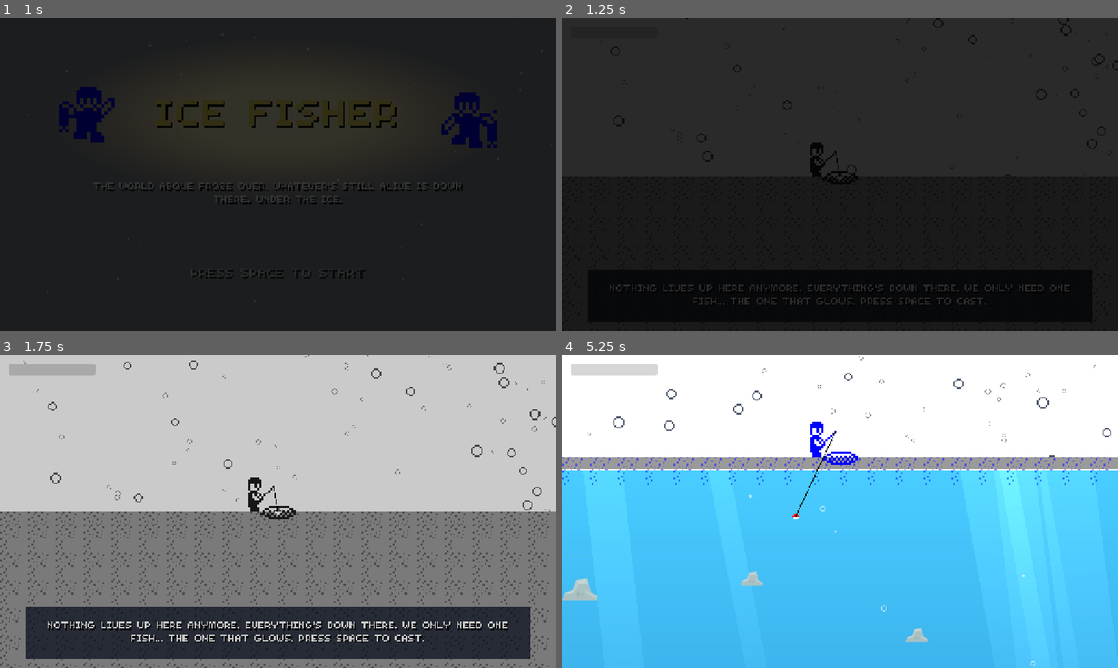
Above: before the commit, frames 1-4 (two rows, left to right).
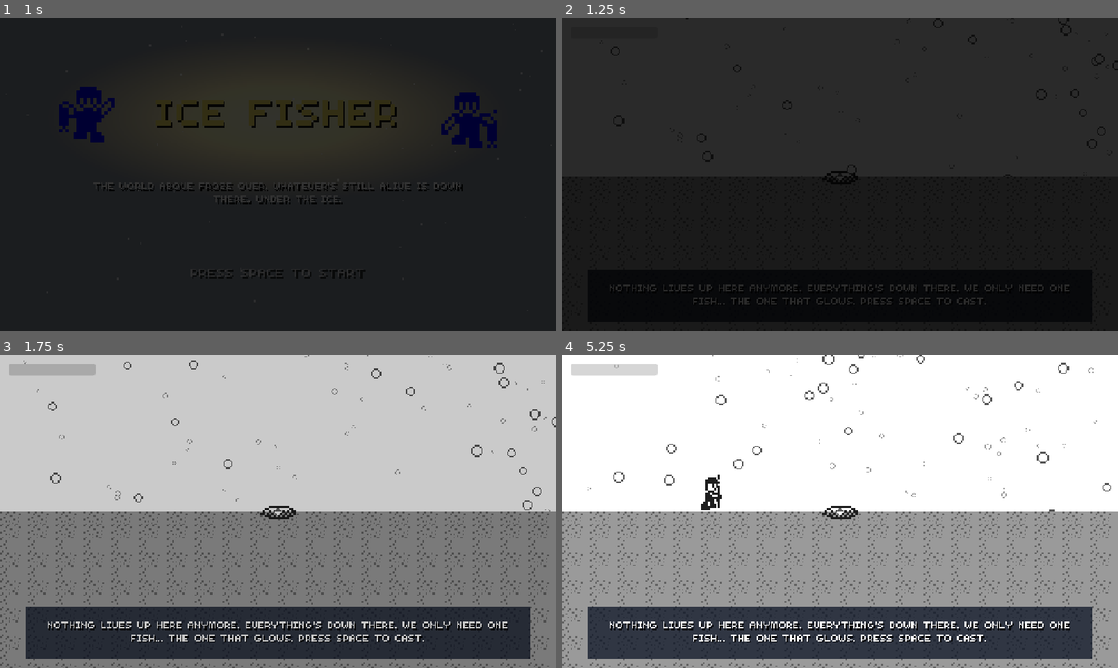
Above: after the commit, the same moments.

Repository: mason00james-cmyk/IceFisher
Game: Godot game, scene res://scenes/title.tscn
The game is run twice, just before and just after one commit, with the same random seed, the same clock (stepped at 60 frames per second) and the same inputs. The engine's default icon, where the game draws it, is replaced by a stand-in: a white triangle on a blue panel in a dark square.
Inputs:
- Up to frame 1 (1 s): tap Space (cast) at 0.5 s; hold D (steer_right) from 0.53 s (still down); hold Space (cast) from 0.53 s (still down)
- Up to frame 2 (1.25 s): keep holding D (steer_right); keep holding Space (cast)
- Up to frame 3 (1.75 s): release D (steer_right) at 1.28 s; release Space (cast) at 1.28 s; hold S from 1.28 s (still down); tap W (reel) at 1.35 s
- Up to frame 4 (5.25 s): release S at 2.03 s; hold Space (cast) 2.03-2.78 s; hold D (steer_right) 2.03-3.53 s; tap W (reel) at 2.85, 4.35 s; hold Space (cast) 3.53-4.28 s; hold A (steer_left) 3.53-5.03 s; hold S from 5.03 s (still down); hold Space (cast) from 5.03 s (still down)

Frame 1 is identical in both runs. In frame 2, 0.2% of the frame differs, in the area x 44-50%, y 39-51%; in frame 3, 0.2%; in frame 4, 68%, in the area x 0-100%, y 0-100%.

Commit message:
adding music and making edits to which tracks play during certain times

Diff:
--- a/project.godot
+++ b/project.godot
@@ -14,6 +14,10 @@
 run/main_scene="uid://omx8k5c3dkul"
 config/features=PackedStringArray("4.7", "Forward Plus")
 config/icon="res://icon.svg"
+
+[autoload]
+
+Music="*uid://bhqyt4faarm7"
 
 [display]
 
--- a/scenes/end.tscn
+++ b/scenes/end.tscn
@@ -1,6 +1,7 @@
 [gd_scene format=3 uid="uid://ba58norh48w8a"]
 
 [ext_resource type="Script" uid="uid://dbiefw7myud1i" path="res://scripts/screen.gd" id="1_mwn6m"]
+[ext_resource type="Script" uid="uid://b44r6qf3f67pt" path="res://scripts/audio.gd" id="2_3d26k"]
 
 [node name="Title" type="Control" unique_id=1686266434]
 layout_mode = 3
@@ -15,3 +16,6 @@
 prompt_text = "PRESS SPACE TO RETURN TO TITLE"
 next_scene = "uid://omx8k5c3dkul"
 show_dancers = true
+
+[node name="Node" type="Node" parent="." unique_id=355353901]
+script = ExtResource("2_3d26k")
--- a/scenes/level_1.tscn
+++ b/scenes/level_1.tscn
@@ -7,6 +7,7 @@
 [ext_resource type="Script" uid="uid://v3ypkrg4rxhi" path="res://scripts/spawner.gd" id="7_pa8r4"]
 [ext_resource type="Texture2D" uid="uid://bqkskukqbvl3o" path="res://art/icefishing.png" id="8_15mv3"]
 [ext_resource type="Script" uid="uid://c5dpyhp55u16v" path="res://scripts/tutorial.gd" id="8_e3sih"]
+[ext_resource type="Script" uid="uid://b44r6qf3f67pt" path="res://scripts/audio.gd" id="9_2y5yt"]
 [ext_resource type="Script" uid="uid://dm3vt8eqcajut" path="res://scripts/fishing_line.gd" id="9_e3sih"]
 
 [sub_resource type="CircleShape2D" id="CircleShape2D_l885w"]
@@ -156,3 +157,6 @@
 
 [node name="Tutorial" type="Node" parent="." unique_id=1961511963]
 script = ExtResource("8_e3sih")
+
+[node name="Audio" type="Node" parent="." unique_id=342865535]
+script = ExtResource("9_2y5yt")
--- a/scenes/title.tscn
+++ b/scenes/title.tscn
@@ -1,6 +1,7 @@
 [gd_scene format=3 uid="uid://omx8k5c3dkul"]
 
 [ext_resource type="Script" uid="uid://dbiefw7myud1i" path="res://scripts/screen.gd" id="1_4ignj"]
+[ext_resource type="Script" uid="uid://b44r6qf3f67pt" path="res://scripts/audio.gd" id="2_wosw1"]
 
 [node name="Title" type="Control" unique_id=1686266434]
 layout_mode = 3
@@ -13,3 +14,7 @@
 body_text = "The world above froze over. Whatever's still alive is down there, under the ice."
 next_scene = "uid://m51eexi2yg12"
 show_dancers = true
+
+[node name="Audio" type="Node" parent="." unique_id=19676250]
+script = ExtResource("2_wosw1")
+mode = "menu"
--- /dev/null
+++ b/scripts/audio.gd
@@ -0,0 +1,69 @@
+extends Node
+# Tells the global Music manager what to play for this scene.
+
+@export_enum("level", "menu") var mode := "level"
+
+const TITLE_TRACK := "res://audio/Track1.mp3"
+const TUTORIAL_TRACK := "res://audio/Track2.mp3"
+const LEVEL2_TRACK := "res://audio/Track3.mp3"
+
+# what plays on the ice, per level
+const SURFACE_BY_LEVEL := {
+	"res://scenes/level_1.tscn": TITLE_TRACK,
+	"res://scenes/level_2.tscn": LEVEL2_TRACK,
+}
+# what plays underwater, per level
+const UNDERWATER_BY_LEVEL := {
+	"res://scenes/level_1.tscn": TUTORIAL_TRACK,
+	"res://scenes/level_2.tscn": LEVEL2_TRACK,
+}
+# what starts playing as he walks off after the catch
+const LEAVING_BY_LEVEL := {
+	"res://scenes/level_1.tscn": LEVEL2_TRACK,
+	"res://scenes/level_2.tscn": TITLE_TRACK,
+}
+
+var scene_path := ""
+var surface_track := TITLE_TRACK
+var underwater_track := TUTORIAL_TRACK
+var fish_landed := false
+
+
+func _ready():
+	if mode == "menu":
+		Music.play(TITLE_TRACK, 1.5)
+		return
+
+	scene_path = get_parent().scene_file_path
+	surface_track = SURFACE_BY_LEVEL.get(scene_path, TITLE_TRACK)
+	underwater_track = UNDERWATER_BY_LEVEL.get(scene_path, TUTORIAL_TRACK)
+	Music.play(surface_track, 1.5)
+
+	var hook = get_parent().get_node_or_null("Hook")
+	if hook:
+		hook.entered_water.connect(_on_enter_water)
+		hook.exited_water.connect(_on_exit_water)
+
+
+func _on_enter_water():
+	if fish_landed:
+		return
+	Music.play(underwater_track, 1.0)
+
+
+func _on_exit_water():
+	if fish_landed:
+		return  # keep the victory music going
+	Music.play(surface_track, 1.2)
+
+
+func on_fish_landed():
+	# struggle won: victory music while the fish comes up
+	fish_landed = true
+	Music.play(TITLE_TRACK, 1.0)
+
+
+func on_level_leaving():
+	var next_track: String = LEAVING_BY_LEVEL.get(scene_path, "")
+	if next_track != "":
+		Music.play(next_track, 2.5)
--- a/scripts/level.gd
+++ b/scripts/level.gd
@@ -7,7 +7,7 @@
 @export var max_slips := 5
 @export_multiline var intro_text := ""
 @export_multiline var outro_text := ""
-@export var walk_in := false
+@export var walk_in := true
 
 const QTE_KEYS := {KEY_W: "W", KEY_A: "A", KEY_S: "S", KEY_D: "D"}
 const END_SCENE := "res://scenes/end.tscn"
@@ -33,7 +33,7 @@
 const HOLE_POS := Vector2(0, -30)
 const BANNER_POS := Vector2(-48, -190)
 const OFFSCREEN_X := -740.0
-const WALK_SPEED := 220.0
+const WALK_SPEED := 110.0
 const FISH_CARRY := Vector2(-22, 18)
 
 @onready var hook = $Hook
@@ -141,7 +141,7 @@
 		var dt := get_process_delta_time()
 		fisher_hold.global_position.x += WALK_SPEED * dt * dir
 		step += dt
-		if step >= 0.15:
+		if step >= 0.25:
 			step = 0.0
 			frame = not frame
 		fisher_hold.region_rect = frame_a if frame else frame_b
@@ -569,9 +569,11 @@
 			_end_qte()
 			hook.finish_struggle(true)
 			say("Got it! Bring it up!")
+			var audio := get_node_or_null("Audio")
+			if audio and audio.has_method("on_fish_landed"):
+				audio.on_fish_landed()
 		else:
 			_new_sequence()
-
 
 # ---------- fisherman animation ----------
 
@@ -650,6 +652,12 @@
 	if continue_prompt:
 		continue_prompt.visible = false
 	say("")
+
+	# start the next area's music as he walks away
+	var audio := get_node_or_null("Audio")
+	if audio and audio.has_method("on_level_leaving"):
+		audio.on_level_leaving()
+
 	var line := get_node_or_null("FishingLine") as CanvasItem
 	if line:
 		line.visible = false
--- /dev/null
+++ b/scripts/music.gd
@@ -0,0 +1,60 @@
+extends Node
+# Lives across every scene so music never cuts out between levels.
+
+const SILENT := -40.0
+@export var volume_db := -25.0
+
+var players := {}   # track path -> AudioStreamPlayer
+var tweens := {}    # track path -> Tween
+var current := ""
+
+
+func play(path: String, fade := 1.5):
+	if path == current:
+		return
+
+	# fade out whatever's playing, then pause it so it can resume later
+	if current != "" and players.has(current):
+		var old_path := current
+		var old: AudioStreamPlayer = players[old_path]
+		_kill_tween(old_path)
+		var out := create_tween()
+		out.tween_property(old, "volume_db", SILENT, fade)
+		out.tween_callback(func():
+			if current != old_path:
+				old.stream_paused = true)
+		tweens[old_path] = out
+
+	current = path
+	var p := _get_player(path)
+	if p == null:
+		return
+	p.stream_paused = false
+	if not p.playing:
+		p.play()
+	_kill_tween(path)
+	var fade_in := create_tween()
+	fade_in.tween_property(p, "volume_db", volume_db, fade)
+	tweens[path] = fade_in
+
+
+func _get_player(path: String) -> AudioStreamPlayer:
+	if players.has(path):
+		return players[path]
+	if not ResourceLoader.exists(path):
+		push_warning("Music file not found: " + path)
+		return null
+	var stream = load(path)
+	if "loop" in stream:
+		stream.loop = true
+	var p := AudioStreamPlayer.new()
+	add_child(p)
+	p.stream = stream
+	p.volume_db = SILENT
+	players[path] = p
+	return p
+
+
+func _kill_tween(path: String):
+	if tweens.has(path) and tweens[path]:
+		tweens[path].kill()
Not shown, added: audio/Track1.mp3.import
Not shown, added: audio/Track2.mp3.import
Not shown, added: audio/Track3.mp3.import
Not shown, added: scripts/audio.gd.uid
Not shown, added: scripts/music.gd.uid
Not shown, added: audio/Track1.mp3
Not shown, added: audio/Track2.mp3
Not shown, added: audio/Track3.mp3
